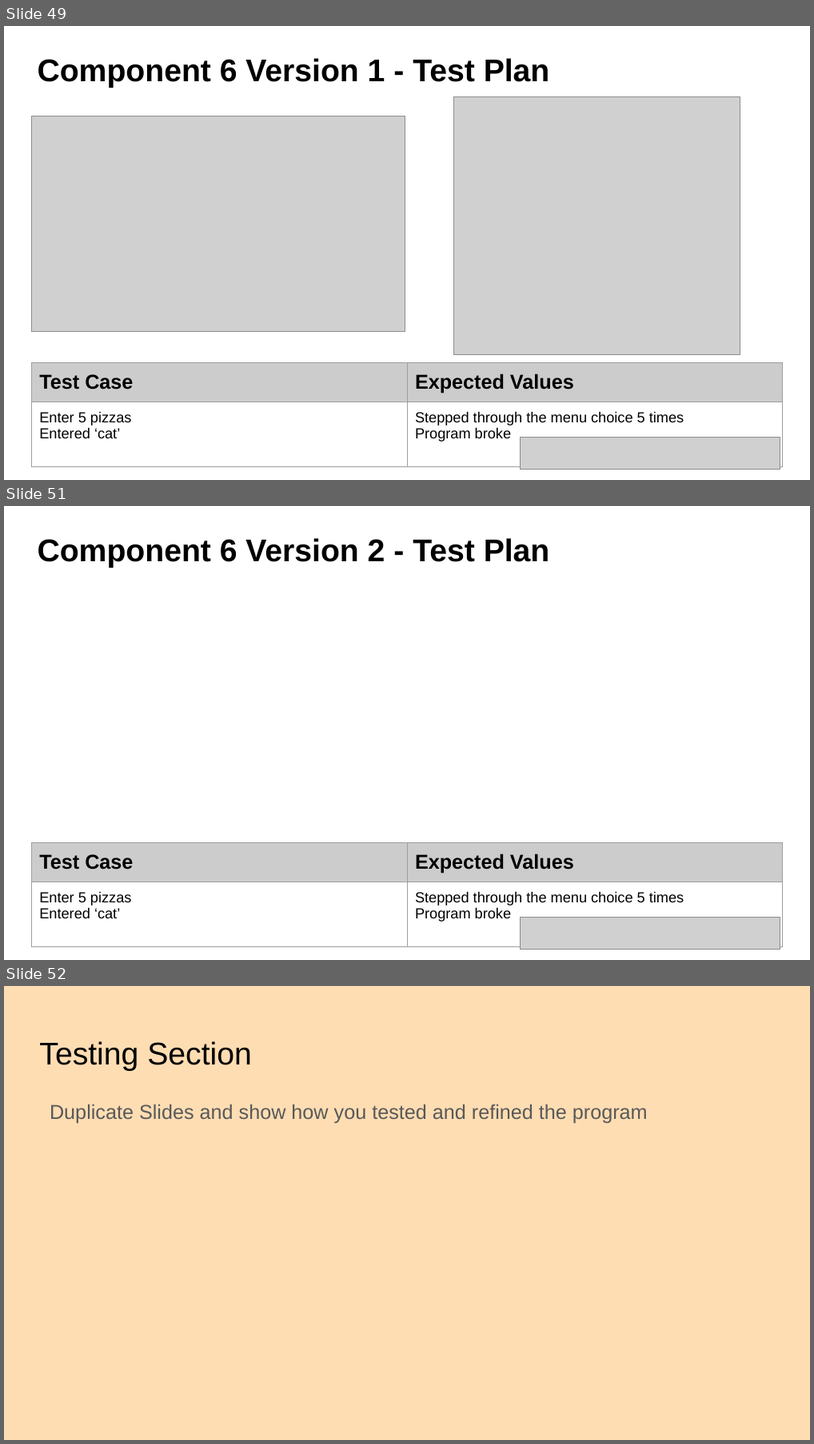
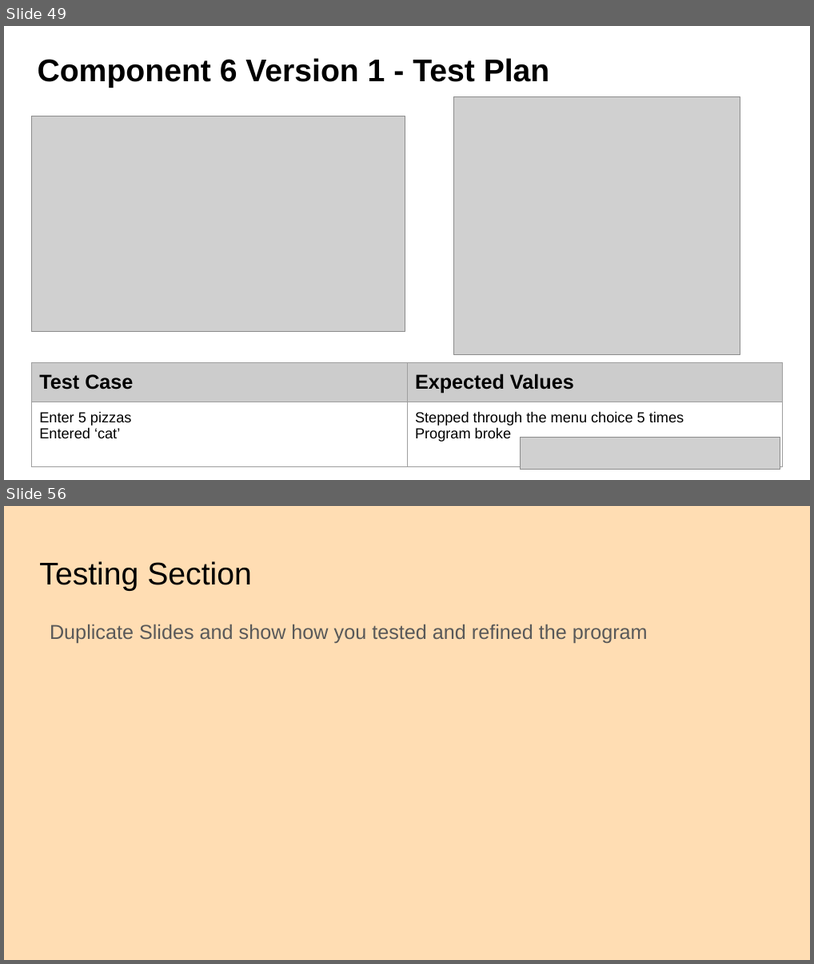
Before and after one commit to danettp/ds_nuts_bot, a slide deck: Danett Pepito - 000_91896 _ 91897 Documentation - 2150400 (Git).pptx. Shown one above the other, each under a label of ours: slides 49, 51 and 52 before the commit, slides 49 and 56 after it; the slides between them are not shown. The pictures are 814x1444 and 814x964 pixels, drawn with LibreOffice and Linux fonts; fonts in the diff are those of the drawing; grey boxes stand for pictures; background and template pictures are left out. Boxes give left, top, right and bottom in pixels: in the first picture for what was removed or moved away, otherwise in the second. Text is boxed around its words. In the diff, an @@ line names an element or a change of style, - is before the commit and + after.

```diff
--- a/Danett Pepito - 000_91896 _ 91897 Documentation - 2150400 (Git).pptx
+++ b/Danett Pepito - 000_91896 _ 91897 Documentation - 2150400 (Git).pptx
@@ slide 51 removed at <box>4,506,810,960</box>, background picture (left out) @@
@@ title removed at <box>38,538,550,568</box> @@
-Component 6 Version 2 - Test Plan
@@ table removed at <box>31,842,783,951</box>, 2 rows, 2 columns @@
-Test Case | Expected Values
-Enter 5 pizzas / Entered ‘cat’ | Stepped through the menu choice 5 times / Program broke
@@ picture removed at <box>520,916,781,948</box> @@
@@ what was slide 52 is now slide 56 @@
```
Also in this commit, not shown: 2 slides changed, 5 slides added, 1 other file.
